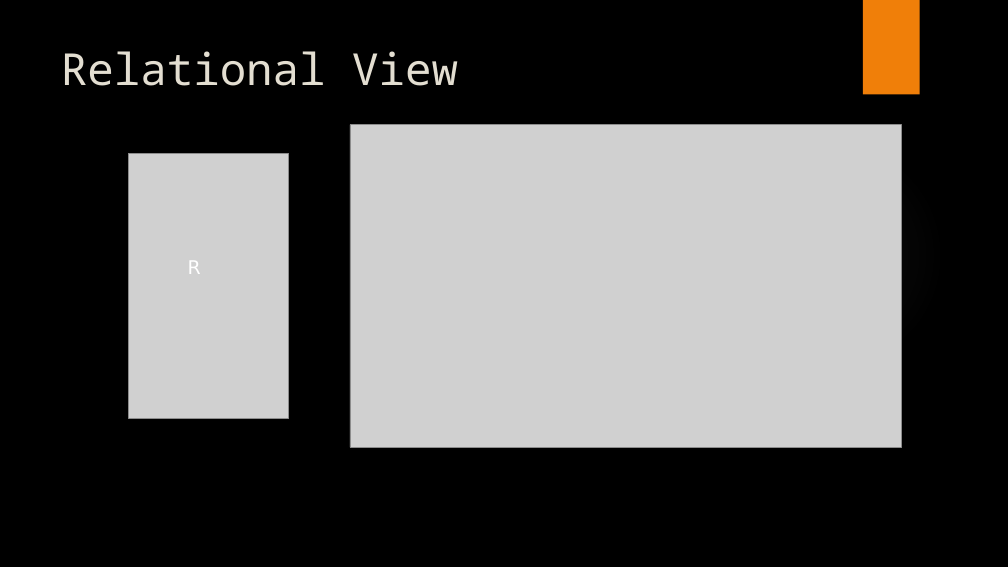
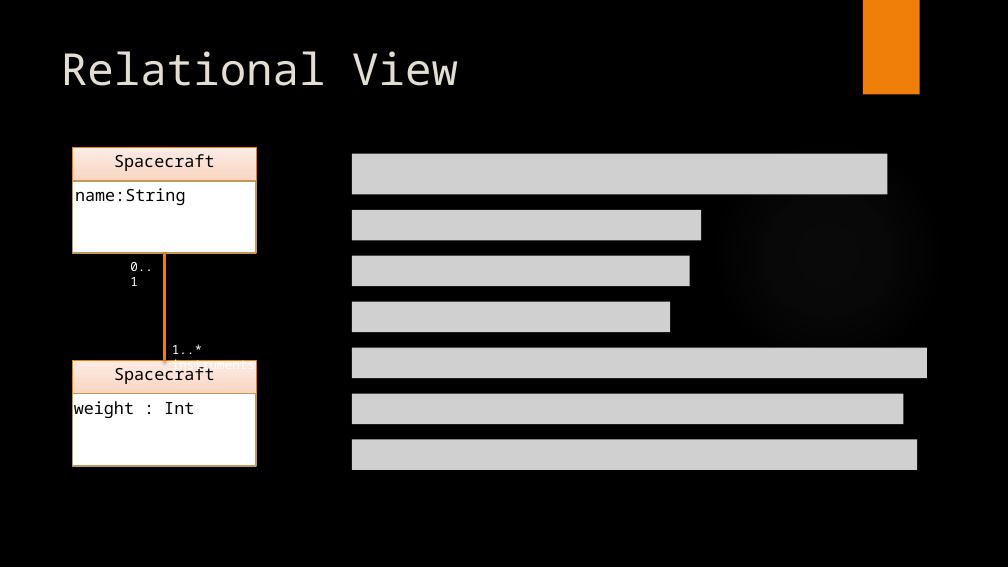
Before and after one commit to Open-MBEE/klang, a slide deck: slide 8 of presentations/K.pptx. Drawn at 1008x567 pixels with LibreOffice and Linux fonts; fonts in the diff are those of the drawing; grey boxes stand for pictures; background and template pictures are left out. Boxes give left, top, right and bottom in pixels: in the first picture for what was removed or moved away, otherwise in the second. Text is boxed around its words. In the diff, an @@ line names an element or a change of style, - is before the commit and + after.

```diff
--- a/presentations/K.pptx
+++ b/presentations/K.pptx
@@ rectangle added at bbox=[73, 147, 256, 252], fill gradient #FCEDE6 to #F4A373, outline #F07F09 0.75 pt, 16 pt, text #000000 @@
+Spacecraft
@@ picture removed at bbox=[350, 125, 901, 448] @@
@@ picture removed at bbox=[129, 154, 288, 419] @@
@@ picture added at bbox=[352, 154, 887, 194] @@
@@ rectangle added at bbox=[73, 181, 256, 253], fill #FFFFFF, outline #C19859 1.5 pt, 16 pt, text #000000 @@
+name:String
@@ picture added at bbox=[352, 210, 701, 240] @@
@@ text added at bbox=[130, 262, 153, 286], 12 pt, text #FFFFFF @@
+0..1
@@ line added from (164, 253) to (164, 360), #F07F09 2.25 pt @@
@@ text removed at bbox=[188, 261, 201, 274] @@
-R
@@ picture added at bbox=[352, 256, 690, 286] @@
@@ picture added at bbox=[352, 302, 670, 332] @@
@@ text added at bbox=[172, 344, 255, 373], 12 pt, text #FFFFFF @@
+1..* instruments
@@ picture added at bbox=[352, 348, 927, 378] @@
@@ rectangle added at bbox=[73, 360, 256, 465], fill gradient #FCEDE6 to #F4A373, outline #F07F09 0.75 pt, 16 pt, text #000000 @@
+Spacecraft
@@ rectangle added at bbox=[73, 394, 256, 467], fill #FFFFFF, outline #C19859 1.5 pt, 16 pt, text #000000 @@
+weight : Int
@@ picture added at bbox=[352, 394, 904, 424] @@
@@ picture added at bbox=[352, 439, 917, 470] @@
```
Also in this commit, not shown: 5 other slides changed.
